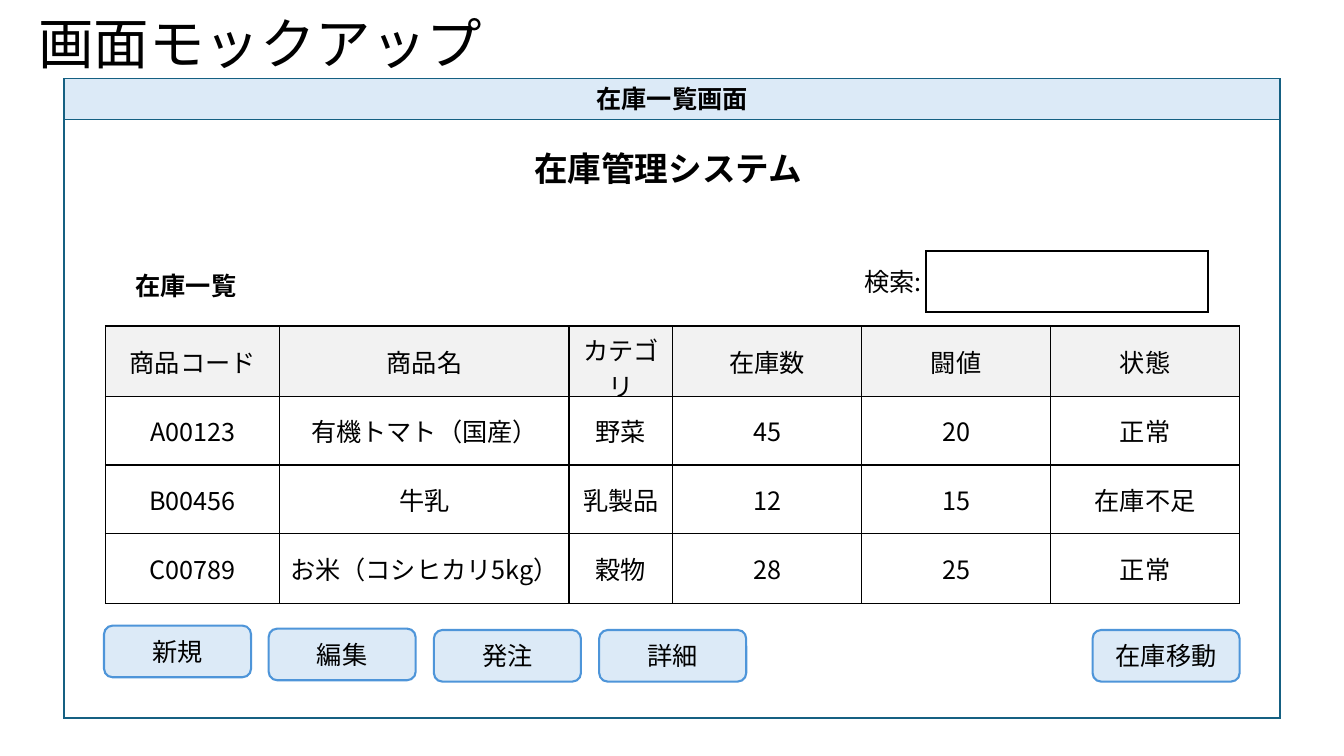
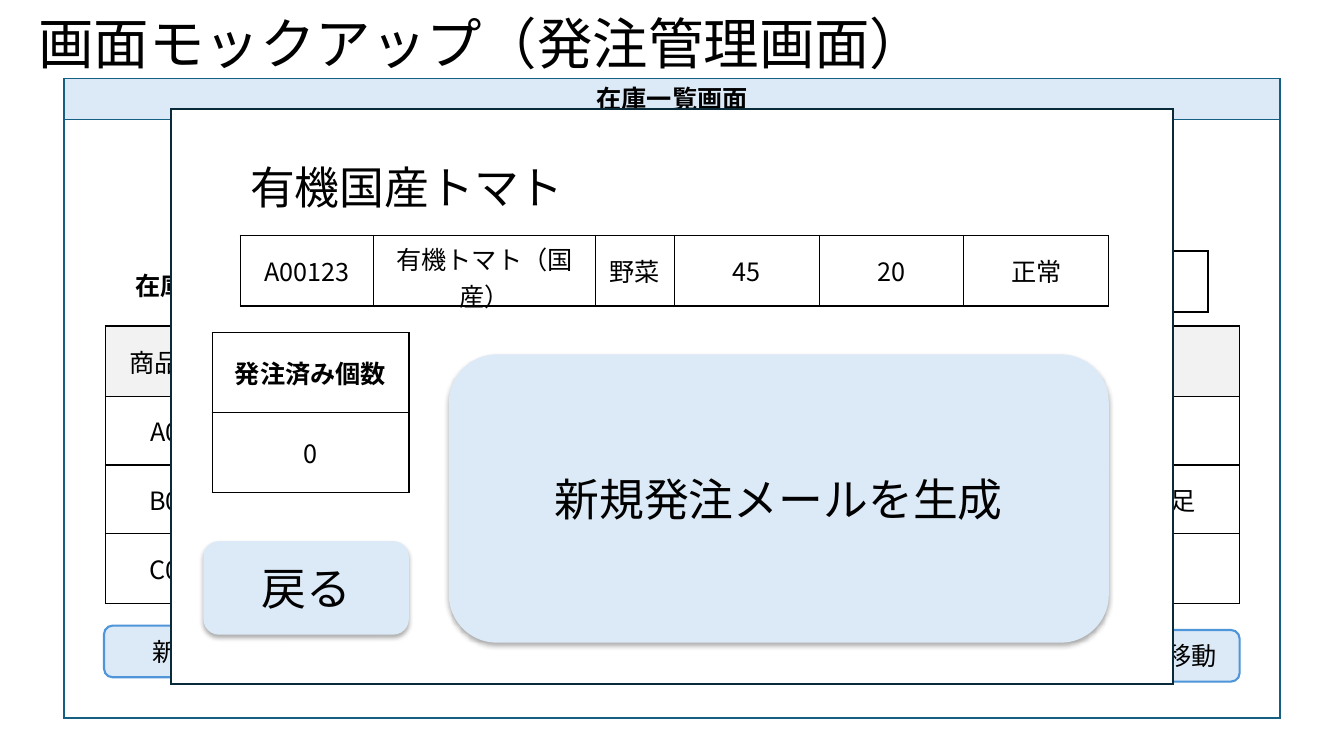
Before and after one commit to yuki-nishijima3/------, a slide deck: slide 4 of 14_extratask/02_Inventory/レッスン14_課題②.pptx (slide 3 before the commit). Drawn at 1344x756 pixels with LibreOffice and Linux fonts; fonts in the diff are those of the drawing. Boxes give left, top, right and bottom in pixels: in the first picture for what was removed or moved away, otherwise in the second. Text is boxed around its words. In the diff, an @@ line names an element or a change of style, - is before the commit and + after.

Commit message:
バックエンドの課題完了

```diff
--- a/14_extratask/02_Inventory/レッスン14_課題②.pptx
+++ b/14_extratask/02_Inventory/レッスン14_課題②.pptx
@@ title at [38, 16, 925, 69]: text changed @@
-画面モックアップ
+画面モックアップ（発注管理画面）
@@ rectangle added at [170, 109, 1174, 684], fill #FFFFFF, outline #092A39 1.5 pt @@
@@ text added at [250, 166, 564, 208], 32 pt, text #000000 @@
+有機国産トマト
@@ text removed at [534, 152, 802, 184] @@
-在庫管理システム
@@ table added at [240, 236, 1110, 313], 1 rows, 6 columns @@
+A00123 | 有機トマト（国産） | 野菜 | 45 | 20 | 正常
@@ text removed at [864, 269, 921, 293] @@
-検索:
@@ table added at [212, 333, 408, 492], 2 rows, 1 columns @@
+発注済み個数
+0
@@ rounded rectangle added at [449, 355, 1109, 643], fill #DCEAF7, 32 pt, text #000000 @@
+新規発注メールを生成
@@ rounded rectangle added at [204, 541, 409, 635], fill #DCEAF7, 32 pt, text #000000 @@
+戻る
@@ rounded rectangle removed at [269, 629, 416, 681] @@
-編集
@@ rounded rectangle removed at [434, 630, 581, 682] @@
-発注
@@ rounded rectangle removed at [599, 630, 746, 682] @@
-詳細
```
Also in this commit, not shown: 1 other slide changed, 2 slides added, 2 other files.
